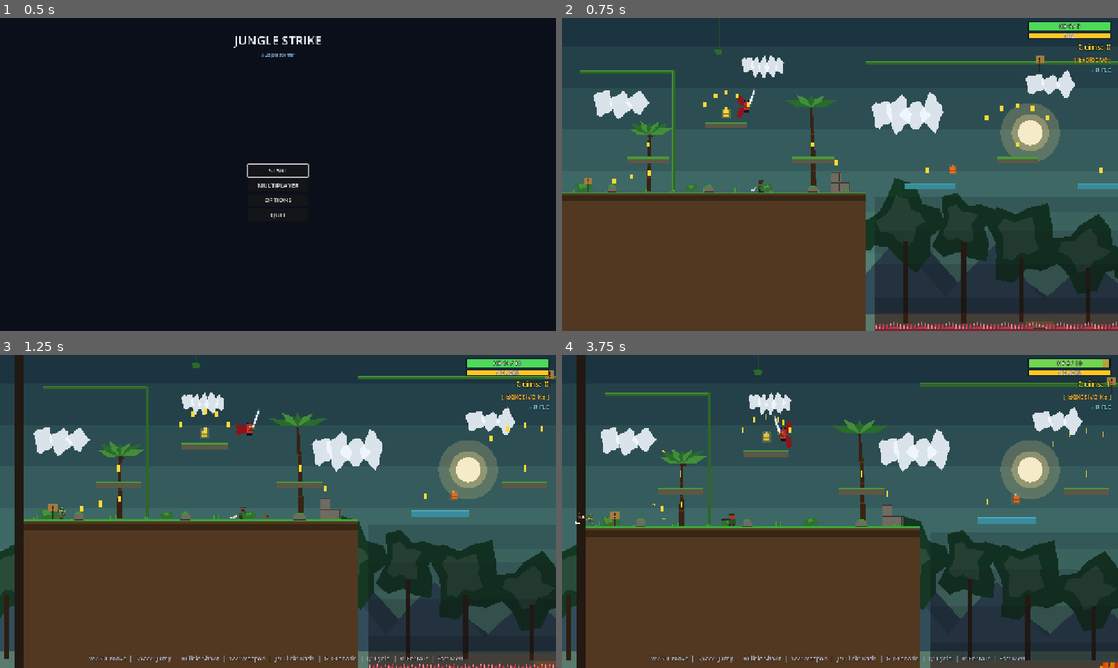
Above: before the commit, frames 1-4 (two rows, left to right).
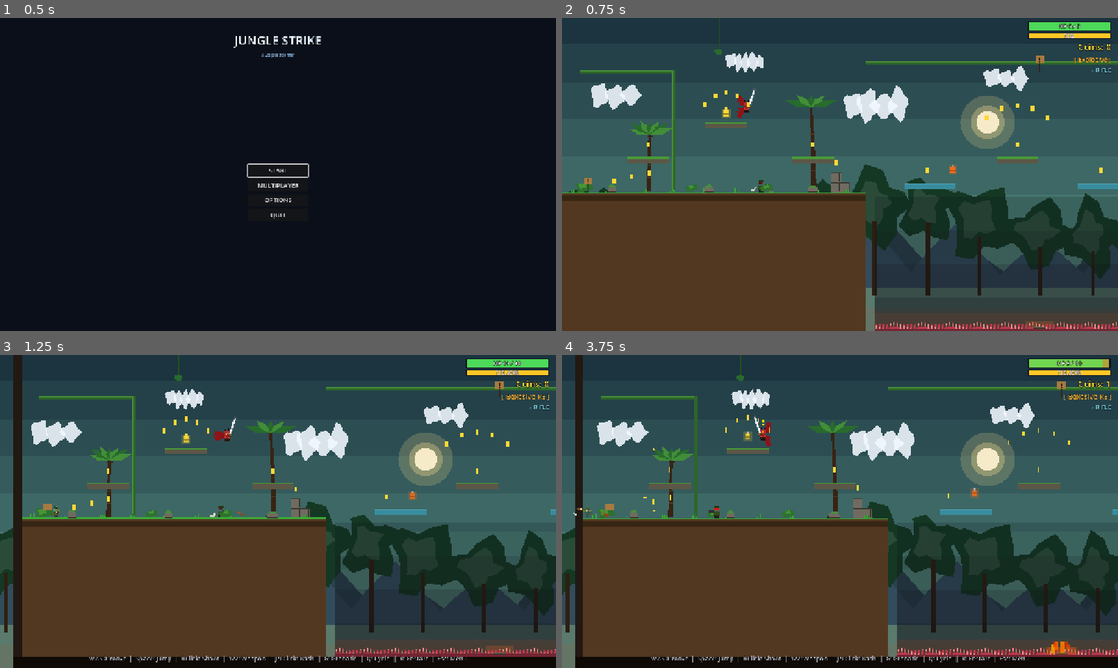
Above: after the commit, the same moments.

Repository: Crapula1/2d-platformer
Game: Godot game, scene res://scenes/MainMenu.tscn
The game is run twice, just before and just after one commit, with the same random seed, the same clock (stepped at 60 frames per second) and the same inputs.
Inputs (mouse positions are in pixels of both pictures, inside the frame that each line leads up to):
- Up to frame 1 (0.5 s): no input
- Up to frame 2 (0.75 s): click "START" at 0.5 s
- Up to frame 3 (1.25 s): no input
- Up to frame 4 (3.75 s): tap Enter at 1.25 s; move the mouse to (962, 495) at 1.27 s; hold D (move_right) 1.28-2 s; hold Space (jump) 1.28-2 s; click (962, 495) at 1.42 s; drag from (728, 527) to (806, 439) at 2.02 s; move the mouse to (895, 442) at 2.77 s; hold A (move_left) 2.78-3.5 s; hold S (crouch) 2.78-3.5 s; tap Space (jump) at 3.05 s; drag from (812, 574) to (778, 430) at 3.52 s

Frame 1 is identical in both runs. In frame 2, 13% of the frame differs, in the area x 1-100%, y 10-98%; in frame 3, 26%; in frame 4, 27%, in the area x 0-100%, y 0-100%.

Commit message:
fix: kill camera smoothing/drag/zoom so it always pans with the player
The 0.20 horizontal drag deadzone combined with position smoothing was making
the camera feel like it stopped following partway through the level. Strip
smoothing, drag, and zoom from Player.tscn / PlayerDemon.tscn, and have
Level._setup_player_camera explicitly disable them at runtime too. The
camera now follows the player 1:1 with the wide limits already in place.

Co-Authored-By: Claude Opus 4.7 <noreply@anthropic.com>

Diff:
--- a/scenes/Player.tscn
+++ b/scenes/Player.tscn
@@ -134,9 +134,6 @@
 shape = SubResource("RectangleShape2D_hurt")
 
 [node name="Camera2D" type="Camera2D" parent="."]
-zoom = Vector2(1.1, 1.1)
-position_smoothing_enabled = true
-position_smoothing_speed = 8.0
 limit_left = -50
 limit_top = -400
 limit_right = 10000
--- a/scenes/PlayerDemon.tscn
+++ b/scenes/PlayerDemon.tscn
@@ -152,9 +152,6 @@
 shape = SubResource("RectangleShape2D_hurt")
 
 [node name="Camera2D" type="Camera2D" parent="."]
-zoom = Vector2(1.1, 1.1)
-position_smoothing_enabled = true
-position_smoothing_speed = 8.0
 limit_left = -50
 limit_top = -400
 limit_right = 10000
--- a/scripts/Level.gd
+++ b/scripts/Level.gd
@@ -1298,16 +1298,12 @@
 	cam.limit_top    = int(LEVEL_TOP - 100.0)
 	cam.limit_right  = int(LEVEL_RIGHT)
 	cam.limit_bottom = int(FLOOR_BOTTOM)
-	# Metroid / Hollow Knight feel: room for the camera to lead in the direction
-	# of motion, with a small vertical drag for jumps.
-	cam.position_smoothing_enabled = true
-	cam.position_smoothing_speed = 6.0
-	cam.drag_horizontal_enabled = true
-	cam.drag_left_margin = 0.20
-	cam.drag_right_margin = 0.20
-	cam.drag_vertical_enabled = true
-	cam.drag_top_margin = 0.18
-	cam.drag_bottom_margin = 0.30
+	# Tight follow — no smoothing, no drag deadzone — so the camera always
+	# pans with the player and never feels "stuck" near the edges.
+	cam.position_smoothing_enabled = false
+	cam.drag_horizontal_enabled = false
+	cam.drag_vertical_enabled = false
+	cam.zoom = Vector2.ONE
 
 # -----------------------------------------------------------------------------
 # Atmospheric critters — purely cosmetic squirrels & rabbits.
